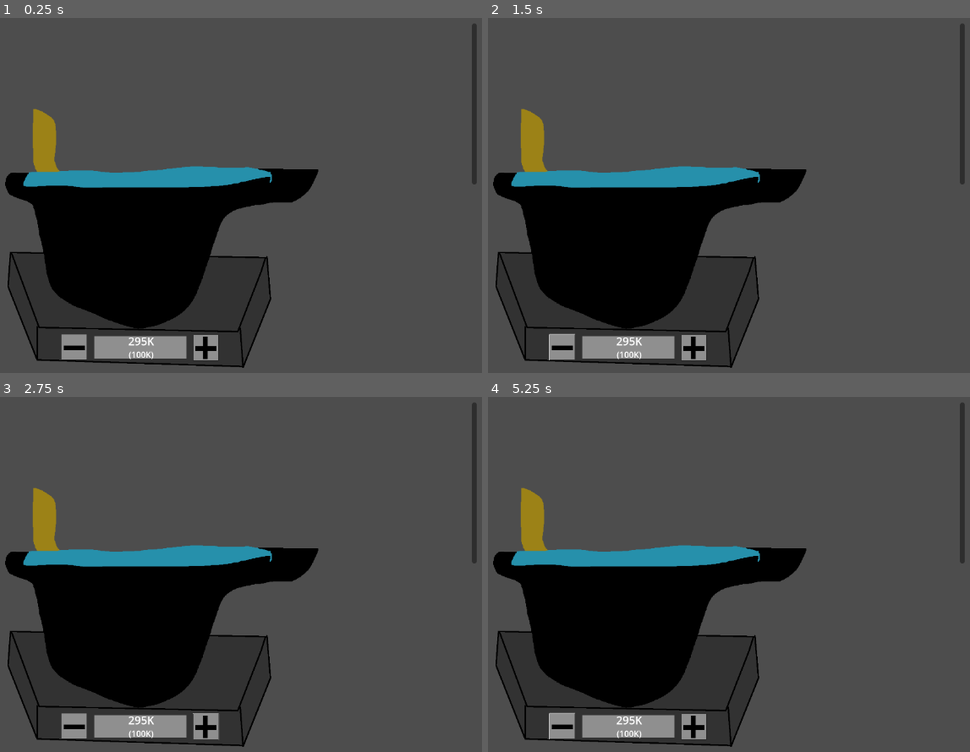
Above: before the commit, frames 1-4 (two rows, left to right).
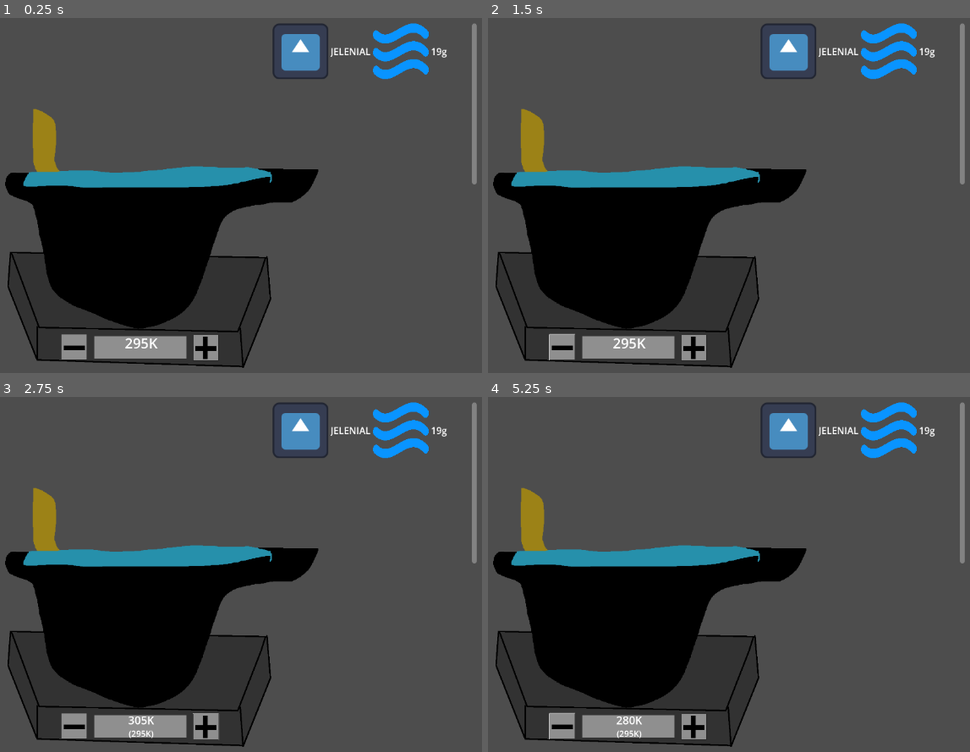
Above: after the commit, the same moments.

Repository: Gutek8134/poison-craft
Game: Godot game, scene res://scenes/prefabs/cauldron.tscn
Two runs of this game, one before a commit and one after it. Both use one fixed random seed, a clock stepped at 60 frames per second and the inputs below. The project has no main scene, so this scene is started directly. The engine's default icon, where the game draws it, is replaced by a stand-in: a white triangle on a blue panel in a dark square.
Inputs (mouse positions are in pixels of both pictures, inside the frame that each line leads up to):
- Up to frame 1 (0.25 s): no input
- Up to frame 2 (1.5 s): click (695, 348) at 0.5 s; click (560, 348) at 1.25 s
- Up to frame 3 (2.75 s): click (207, 727) at 2 s
- Up to frame 4 (5.25 s): click (560, 727) at 2.75 s; click (695, 727) at 3.5 s; click (560, 727) at 4.25 s; tap Enter at 5 s; hold Shift from 5.03 s (still down)

The runs differ from the first frame. In frame 1, 2.8% of the frame differs, in the area x 25-99%, y 1-97%; in frame 2, 2.8%; in frame 3, 2.7%; in frame 4, 2.7%.
Error before the commit: Parse Error: Function "_update_ongoing_reactions()" not found in base self. (res://scripts/cauldron.gd:66)
Error after the commit: Invalid call. Nonexistent function '_update_ongoing_reactions' in base 'Node2D (SubstanceContainer)'. (res://scripts/cauldron.gd:66)

Commit message:
Fixed missing function error

Diff:
--- a/scripts/cauldron.gd
+++ b/scripts/cauldron.gd
@@ -63,7 +63,7 @@
 	if current_temperature > max_temperature or current_temperature < min_temperature:
 		self_destruct()
 	_update_temperature_display()
-	_update_ongoing_reactions()
+	content._update_ongoing_reactions()
 
 func set_target_temperature(new_temperature: int) -> void:
 	if target_temperature == current_temperature:
